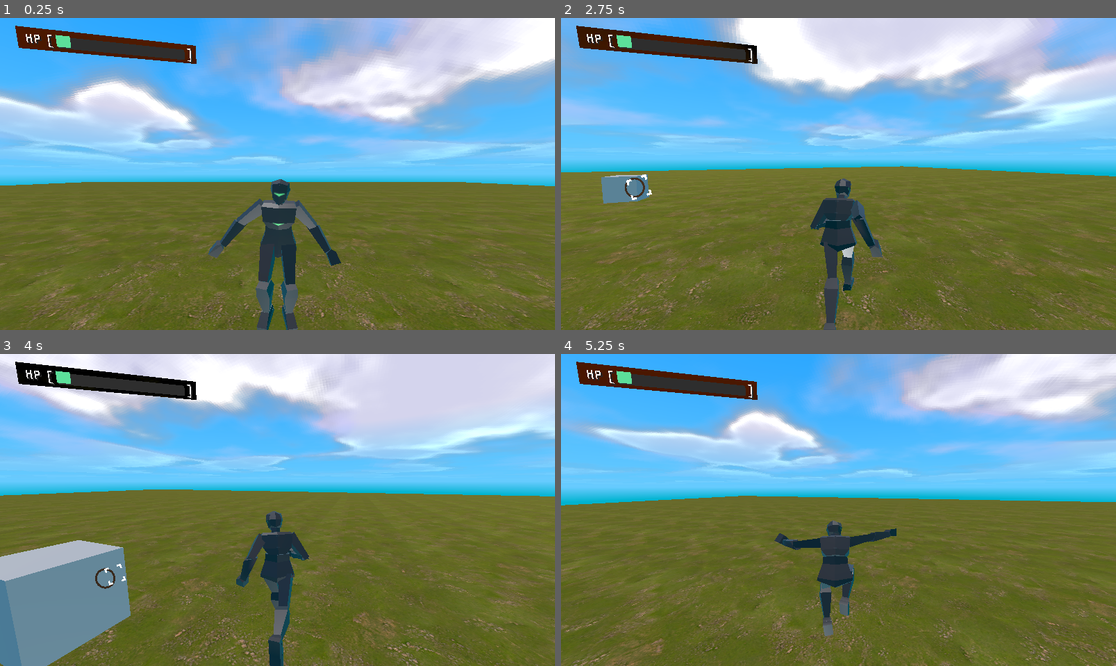
Above: before the commit, frames 1-4 (two rows, left to right).
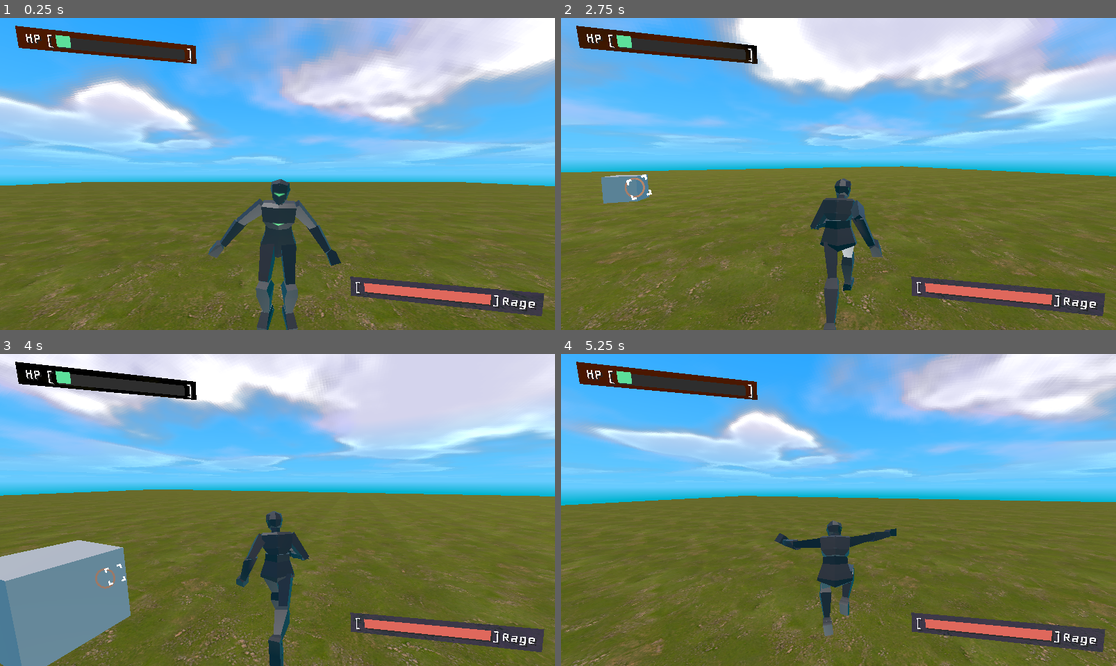
Above: after the commit, the same moments.

Repository: TheCodeWizard27/ProjectAtrox-R
Game: Godot game, scene res://src/scenes/player/sandbox/player_sandbox.tscn
The game is run twice, just before and just after one commit, with the same random seed, the same clock (stepped at 60 frames per second) and the same inputs. This scene is started directly instead of the project's main scene.
Inputs (mouse positions are in pixels of both pictures, inside the frame that each line leads up to):
- Up to frame 1 (0.25 s): no input
- Up to frame 2 (2.75 s): move the mouse to (960, 158) at 0.52 s; hold D (move_right) 0.53-1.28 s; hold Space (jump) 0.53-1.28 s; click (960, 158) at 0.67 s; move the mouse to (810, 174) at 1.27 s; hold W (move_forward) from 1.28 s (still down); click (810, 174) at 1.35 s; tap Space (jump) at 1.52, 1.55, 1.82 s; move the mouse to (849, 167) at 2.02 s; hold Space (jump) from 2.03 s (still down); tap Tab (toggle_lock_on) at 2.1 s
- Up to frame 3 (4 s): keep holding W (move_forward); move the mouse to (271, 516) at 2.77 s; release Space (jump) at 2.78 s; tap Space (jump) at 2.85, 3.02, 3.32 s; move the mouse to (316, 513) at 3.52 s; hold Space (jump) from 3.53 s (still down); click (316, 513) at 3.6 s
- Up to frame 4 (5.25 s): keep holding W (move_forward); move the mouse to (794, 506) at 4.27 s; release Space (jump) at 4.28 s; tap Tab (toggle_lock_on) at 4.35 s; tap Space (jump) at 4.52, 4.55, 4.82 s; move the mouse to (844, 510) at 5.02 s; hold Space (jump) from 5.03 s (still down)

The runs differ from the first frame. In frame 1, 2.3% of the frame differs, in the area x 63-99%, y 82-96%; in frame 2, 2.4%; in frame 3, 2.4%, in the area x 17-99%, y 68-96%; in frame 4, 2.3%.

Commit message:
Small fix.

Diff:
--- a/src/core/camera_controller/camera_controller.gd
+++ b/src/core/camera_controller/camera_controller.gd
@@ -23,7 +23,7 @@
 func _move_towards_target(delta: float) -> void:
 	var current_rotation = rotation
 	var direction_to_target = global_position.direction_to(lock_on_target.global_position)
-	var target_rotation = Basis.looking_at(direction_to_target).get_rotation_quaternion()
+	var target_rotation = Basis.looking_at(direction_to_target).orthonormalized().get_rotation_quaternion()
 
 	basis = basis.slerp(target_rotation, delta * 2)
 	rotation.x = current_rotation.x
--- a/src/scenes/player/hud/hud.tscn
+++ b/src/scenes/player/hud/hud.tscn
@@ -1,17 +1,17 @@
 [gd_scene load_steps=28 format=3 uid="uid://bus5qf5q5p4tg"]
 
 [ext_resource type="Script" uid="uid://16hphrfn2xtv" path="res://src/scenes/player/hud/hud.gd" id="1_j8ngh"]
-[ext_resource type="Shader" uid="uid://b2dt152erxtjn" path="res://src/scenes/player/hud/target_indicator.gdshader" id="1_wxajl"]
-[ext_resource type="Shader" uid="uid://bcfphsle07kcs" path="res://src/scenes/player/hud/hud_bg.gdshader" id="3_p7fgc"]
-[ext_resource type="Shader" uid="uid://cdpcgt1a73snk" path="res://src/scenes/player/hud/target_indicator_foreground.gdshader" id="3_we0nm"]
+[ext_resource type="Shader" path="res://src/scenes/player/hud/target_indicator.gdshader" id="2_8a4cl"]
+[ext_resource type="Shader" path="res://src/scenes/player/hud/hud_bg.gdshader" id="3_p7fgc"]
+[ext_resource type="Shader" path="res://src/scenes/player/hud/target_indicator_foreground.gdshader" id="3_we0nm"]
 [ext_resource type="FontFile" uid="uid://q1mdfsabjloi" path="res://src/assets/Geo-Regular.ttf" id="4_p04jj"]
-[ext_resource type="Shader" uid="uid://dmpd4j6t8k653" path="res://src/scenes/player/hud/hud_bar.gdshader" id="6_we0nm"]
+[ext_resource type="Shader" path="res://src/scenes/player/hud/hud_bar.gdshader" id="6_we0nm"]
 [ext_resource type="Script" uid="uid://bwiqycu665e81" path="res://src/core/placeholder_node/placeholder_node.gd" id="7_8a4cl"]
 
 [sub_resource type="ShaderMaterial" id="ShaderMaterial_j8ngh"]
 render_priority = 0
-shader = ExtResource("1_wxajl")
-shader_parameter/color = Color(0.38, 0.37, 0.33, 0.74)
+shader = ExtResource("2_8a4cl")
+shader_parameter/color = Color(1, 1, 1, 1)
 
 [sub_resource type="QuadMesh" id="QuadMesh_p7fgc"]
 material = SubResource("ShaderMaterial_j8ngh")
--- a/src/scenes/player/player.tscn
+++ b/src/scenes/player/player.tscn
@@ -80,36 +80,36 @@
 transform = Transform3D(1, 0, 0, 0, 1, 0, 0, 0, 1, 0, -1, 0)
 
 [node name="rig" parent="Body/botter_animated" index="0"]
-transform = Transform3D(1.0975307, 0.0028181644, 0.12757704, 0.003365175, 1.1036316, -0.053329278, -0.12756383, 0.053361017, 1.0962374, 0.004607505, -0.09287227, -0.029298894)
+transform = Transform3D(1.1036878, 0.050019834, 0.015129251, -0.048074685, 1.097264, -0.120659634, -0.020486614, 0.11986642, 1.0982118, -0.056729004, -0.06952879, -0.119180456)
 
 [node name="Skeleton3D" parent="Body/botter_animated/rig" index="0"]
 bones/0/rotation = Quaternion(0.1258198, 9.2921143e-10, 1.1784998e-10, 0.99205315)
-bones/1/rotation = Quaternion(-0.1183891, 0.015493735, -0.006816922, 0.992823)
-bones/2/rotation = Quaternion(0.10249832, 0.041299675, -0.015354698, 0.99375683)
-bones/3/rotation = Quaternion(0.085577875, 0.040979985, -0.016188541, 0.99535674)
-bones/4/rotation = Quaternion(0.18976353, -0.0104091745, 0.0056424206, 0.9817585)
-bones/5/rotation = Quaternion(0.6855625, -0.001220719, 0.011777021, 0.7279176)
-bones/6/rotation = Quaternion(-0.822015, -0.003572399, 0.011238188, 0.5693437)
-bones/8/rotation = Quaternion(-0.62100554, -0.29570448, -0.43075284, 0.5842627)
-bones/9/rotation = Quaternion(-0.13039295, 0.7434494, -0.40414536, 0.5166693)
-bones/10/rotation = Quaternion(0.67797905, 0.24325427, 0.0887296, 0.68796724)
-bones/11/rotation = Quaternion(0.10565718, -0.2022377, 0.16109073, 0.96020126)
+bones/1/rotation = Quaternion(-0.11784367, -0.025728527, 0.018976264, 0.9925174)
+bones/2/rotation = Quaternion(0.1032871, -0.061472017, 0.030201836, 0.99229074)
+bones/3/rotation = Quaternion(0.08639149, -0.060847364, 0.03144145, 0.99390423)
+bones/4/rotation = Quaternion(0.18289992, 0.0075541073, -0.007871921, 0.9830711)
+bones/5/rotation = Quaternion(0.6804666, -0.0022313264, -0.010679664, 0.73269796)
+bones/6/rotation = Quaternion(-0.8259802, -0.00026733542, -0.010997643, 0.563592)
+bones/8/rotation = Quaternion(-0.61255187, -0.3067012, -0.44789204, 0.5745496)
+bones/9/rotation = Quaternion(-0.20614445, 0.7054328, -0.4255812, 0.5279676)
+bones/10/rotation = Quaternion(0.85024005, 0.06053081, 0.1895214, 0.48734942)
+bones/11/rotation = Quaternion(0.11551958, -0.19260162, 0.15395427, 0.9622152)
 bones/12/rotation = Quaternion(0.024057122, 0.044386286, -0.23754515, 0.9700636)
-bones/13/rotation = Quaternion(-0.60318655, 0.3250634, 0.43944937, 0.58084774)
-bones/14/rotation = Quaternion(-0.21565631, -0.74800915, 0.39146805, 0.49063984)
-bones/15/rotation = Quaternion(0.72133434, -0.12692174, -0.1208553, 0.6700461)
-bones/16/rotation = Quaternion(0.14974464, 0.27508503, -0.07849137, 0.94643754)
+bones/13/rotation = Quaternion(-0.6241508, 0.3013713, 0.38807398, 0.60746175)
+bones/14/rotation = Quaternion(-0.27284598, -0.8029601, 0.21616703, 0.4838201)
+bones/15/rotation = Quaternion(0.7007898, -0.19407578, -0.11224133, 0.6772224)
+bones/16/rotation = Quaternion(0.021313908, 0.245193, -0.060165785, 0.96737075)
 bones/17/rotation = Quaternion(-0.02199209, -0.03207529, 0.1179014, 0.9922635)
 bones/18/rotation = Quaternion(-2.915519e-07, 0.6969358, 0.7171336, -2.447238e-07)
 bones/20/rotation = Quaternion(-2.875258e-07, 0.6969358, 0.71713364, -2.3951242e-07)
-bones/26/rotation = Quaternion(0.92173314, -0.04595303, 0.038719527, 0.38314116)
-bones/27/rotation = Quaternion(0.4023048, 0.0027335568, 0.012482007, 0.91541666)
-bones/28/rotation = Quaternion(-0.0960783, -0.6989524, 0.091114365, 0.7028035)
-bones/29/rotation = Quaternion(0.08356741, -0.6700659, 0.7372415, -0.02243316)
-bones/31/rotation = Quaternion(0.978674, -0.032917563, 0.044895556, 0.19773228)
-bones/32/rotation = Quaternion(0.81258816, 0.018980585, -0.018852856, 0.58222413)
-bones/33/rotation = Quaternion(0.080072016, 0.70220584, -0.049350113, 0.7057337)
-bones/34/rotation = Quaternion(-0.18288442, -0.61419034, 0.765092, 0.06291016)
+bones/26/rotation = Quaternion(0.9930791, -0.020430176, -0.07837053, 0.085056245)
+bones/27/rotation = Quaternion(0.689757, -0.033430114, -0.11268345, 0.71443695)
+bones/28/rotation = Quaternion(0.033099923, -0.70294464, 0.111180775, 0.7017209)
+bones/29/rotation = Quaternion(0.06287143, -0.6945246, 0.71661985, -0.011780791)
+bones/31/rotation = Quaternion(0.88774306, 0.035423744, 0.023040868, 0.45839572)
+bones/32/rotation = Quaternion(0.24198131, -0.011714997, 5.8207846e-05, 0.97021025)
+bones/33/rotation = Quaternion(0.025515158, 0.7051129, -0.06576123, 0.705578)
+bones/34/rotation = Quaternion(-0.14902149, -0.6109673, 0.7773973, -0.012847869)
 
 [node name="CameraTracker" type="RemoteTransform3D" parent="Body"]
 transform = Transform3D(1, 0, 0, 0, 1, 0, 0, 0, 1, 0, 1.1706463, 0)
--- a/src/scenes/player/sandbox/player_sandbox.gd
+++ b/src/scenes/player/sandbox/player_sandbox.gd
@@ -4,6 +4,6 @@
 
 func _ready() -> void:
 	var status = PlayerStatus.new()
-	status.combat_class = Enums.CombatClasses.Mage
+	status.combat_class = Enums.CombatClasses.Warrior
 	player.configure_player(status)
 	Events.camera_change_requested.emit(player.camera)
--- a/src/scenes/player/sandbox/player_sandbox.tscn
+++ b/src/scenes/player/sandbox/player_sandbox.tscn
@@ -21,13 +21,6 @@
 material = ExtResource("1_q5h00")
 
 [node name="Player" parent="." instance=ExtResource("1_ujy5m")]
-max_speed = 12.0
-acceleration = 40.0
-min_jump_height = 10.0
-max_jump_height = 10.0
-jump_time = 0.1
-turn_threshold = 0.2
-turn_speed = 20.0
 
 [node name="Marker3D" type="Marker3D" parent="."]
 transform = Transform3D(1, 0, 0, 0, 1, 0, 0, 0, 1, 0, 0, 5.226126)
